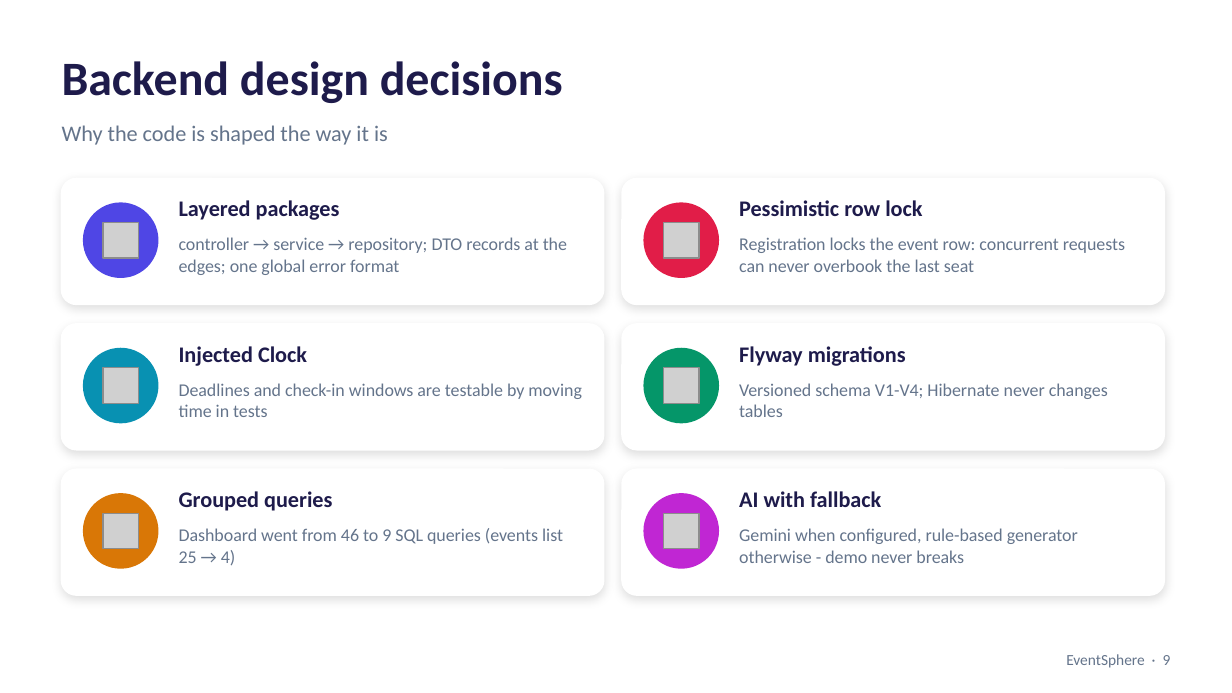
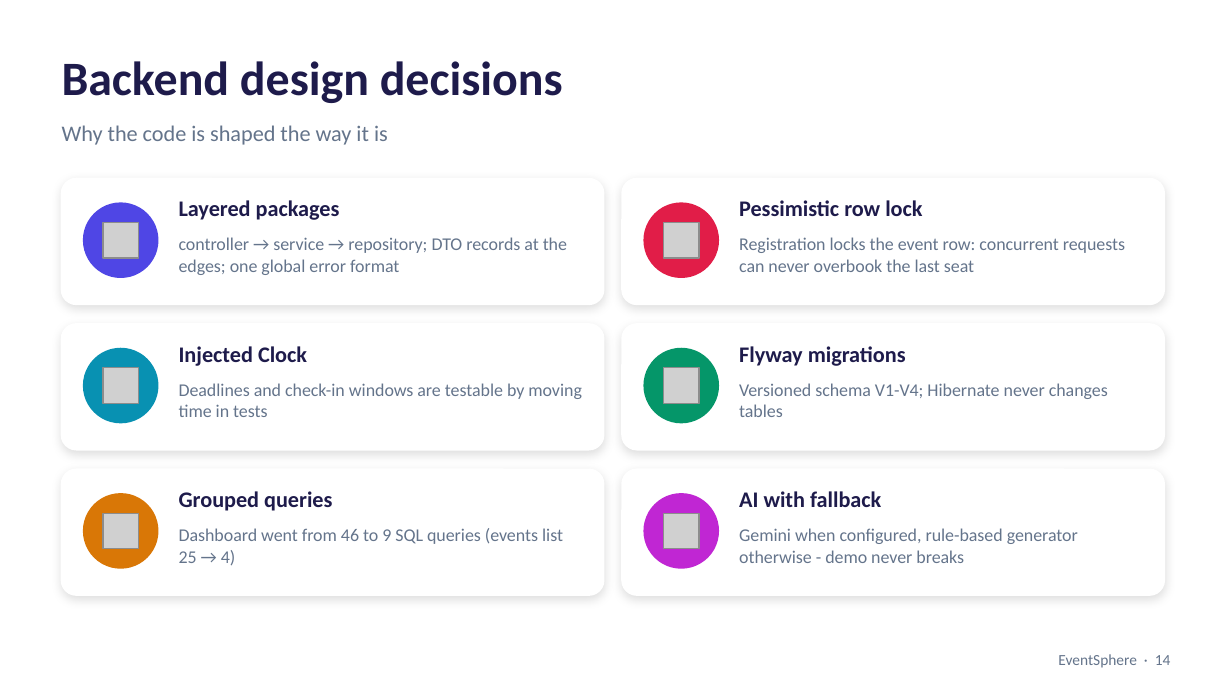
Before and after one commit to Disha-Hambire/eventsphere, a slide deck: slide 14 of docs/EventSphere-Presentation.pptx (slide 9 before the commit). Drawn at 1232x693 pixels with LibreOffice and Linux fonts; fonts in the diff are those of the drawing; grey boxes stand for pictures. Boxes give left, top, right and bottom in pixels: in the first picture for what was removed or moved away, otherwise in the second. Text is boxed around its words. In the diff, an @@ line names an element or a change of style, - is before the commit and + after.

```diff
--- a/docs/EventSphere-Presentation.pptx
+++ b/docs/EventSphere-Presentation.pptx
@@ text at [1058,654,1171,668]: text changed @@
-EventSphere · 9
+EventSphere · 14
```
Also in this commit, not shown: 11 other slides changed, 5 slides added.
